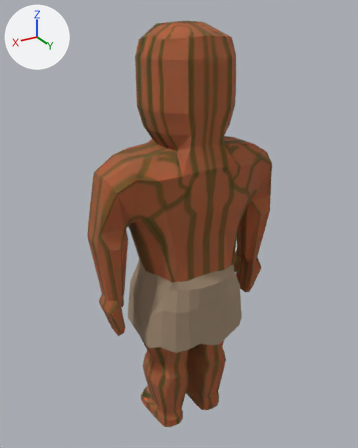
The Blender file Zyklop mit Texturen.blend as it was, and as the next commit left it.
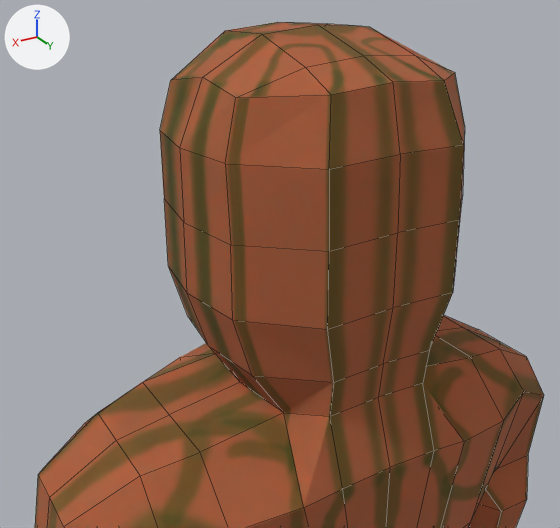
Each version is shown whole from a 50 mm camera at (5.68, 9.16, 10.43) aimed at (0.04, -0.24, 5.74), then close up from a 50 mm camera at (2.89, 4.35, 10.81) aimed at (0.55, 0.44, 8.86). Lighting does not change. The marker at upper left points along +X, +Y and +Z. The close-ups show mesh edges as thin lines.
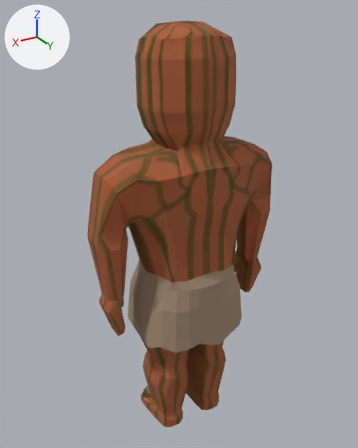
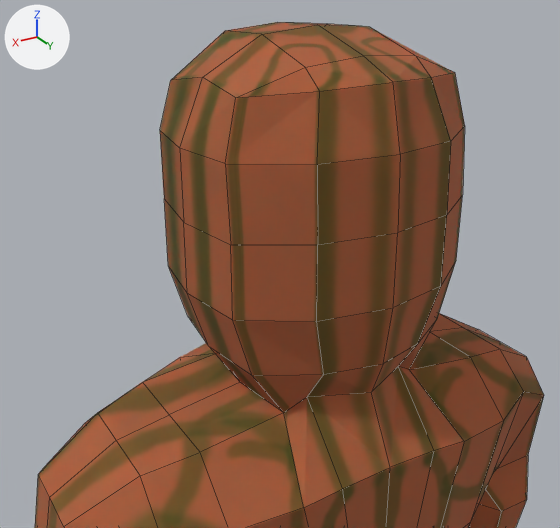
Commit message: small update, fixed vertices

Boxes [x1, y1, x2, y2] around the edits, measured in the close-ups (560 x 528 px; the box of a moved part takes in the faces that stretch with it):
part 1 of me_cube, moved or reshaped
    both: [225, 56, 465, 507]

The change, as a diff of the scene's bpy script:
```diff
--- a/Zyklop mit Texturen.blend.py
+++ b/Zyklop mit Texturen.blend.py
@@ me_cube @@
 me_cube.from_pydata(...)  # 724 vertices, 712 faces; spans x -2.36..2.36, y -1.15..1.17, z -6.48..3.45
 # used by ob_cube; location = (0.0, 0.0, 6.804)
 # before: 218 (0.4, 0.86, 1.35) at pixel (333, 382), 220 (0.5, 0.93, 1.8) at pixel (327, 329), 222 (0.5, 0.9, 2.79) at pixel (329, 169), 224 (0.41, 0.77, 3.17) at pixel (331, 94), 248 (0.5, 0.92, 2.3) at pixel (329, 251)
 # before: 503 (-0.4, 0.86, 1.35) at pixel (429, 350), 505 (-0.5, 0.93, 1.8) at pixel (452, 292), 507 (-0.5, 0.9, 2.79) at pixel (463, 145), 509 (-0.41, 0.77, 3.17) at pixel (444, 80), 533 (-0.5, 0.92, 2.3) at pixel (459, 220)
-me_cube.vertices[266].co = (0.4, 0.83, 1.07)  # pixel (329, 416)
-me_cube.vertices[551].co = (-0.4, 0.83, 1.07)  # pixel (422, 383)
-me_cube.vertices[591].co = (0.0, 0.83, 1.09)  # pixel (378, 397)
+# me_cube part 1
+for i in [218, 220, 222, 224, 248, 503, 505, 507, 509, 533]: me_cube.vertices[i].co += Vector((0.0, -0.12, 0.0))
+me_cube.vertices[266].co = (0.4, 0.56, 1.07)  # pixel (307, 396)
+me_cube.vertices[551].co = (-0.4, 0.56, 1.07)  # pixel (398, 366)
+me_cube.vertices[591].co = (0.0, 0.75, 1.09)  # pixel (371, 392)
 me_cube.materials.append(mat_material)
```
